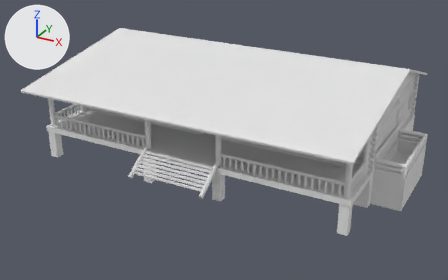
A saved change to the FBX model BlenderAssets/Shed/Chalet.fbx.
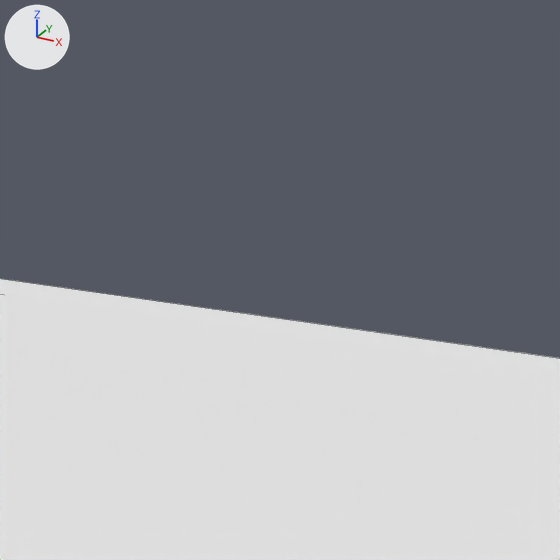
The first picture shows the older version from a 50 mm lens placed at (52.4, -104.6, 46.1), pointed at (3.5, -15.7, 1.6). The close-ups show both versions on the part from 32% to 46% of the width and 0% to 23% of the height of that picture; other places that the commit changed are outside them. The axes (+X, +Y, +Z) are drawn at upper left. The lights are the same throughout. The close-ups show mesh edges as thin lines.

In view in the first close-up: 'Roofing'.
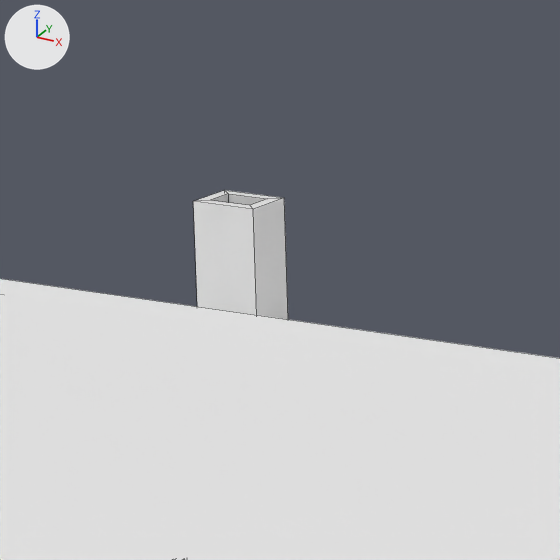
The change, as JSON lines over the scene's bpy script:
```json
{"op": "add", "block": "mat_stone", "code": ["mat_stone = principled_material('Stone')", "mat_stone.base_color = (0.8, 0.8, 0.8)  # white #e7e7e7"]}
{"op": "add", "block": "me_cube_087", "code": ["me_cube_087 = bpy.data.meshes.new('Cube.087')", "me_cube_087.from_pydata(...)  # 78 vertices, 72 faces; spans x -2.59..2.59, y -2.18..1.44, z -1.44..11.29", "me_cube_087.materials.append(mat_stone)  # white #e7e7e7"]}
{"op": "add", "block": "ob_cube_051", "code": ["ob_cube_051 = bpy.data.objects.new('Cube.051', me_cube_087)", "ob_cube_051.location = (-25.89, 11.9, 2.44)"]}
```

Location of each change, (x1, y1, x2, y2) in pixels of the close-ups (560 x 560 px):
```json
{"object": "Cube.051", "change": "added", "after": [193, 190, 288, 319]}
```
